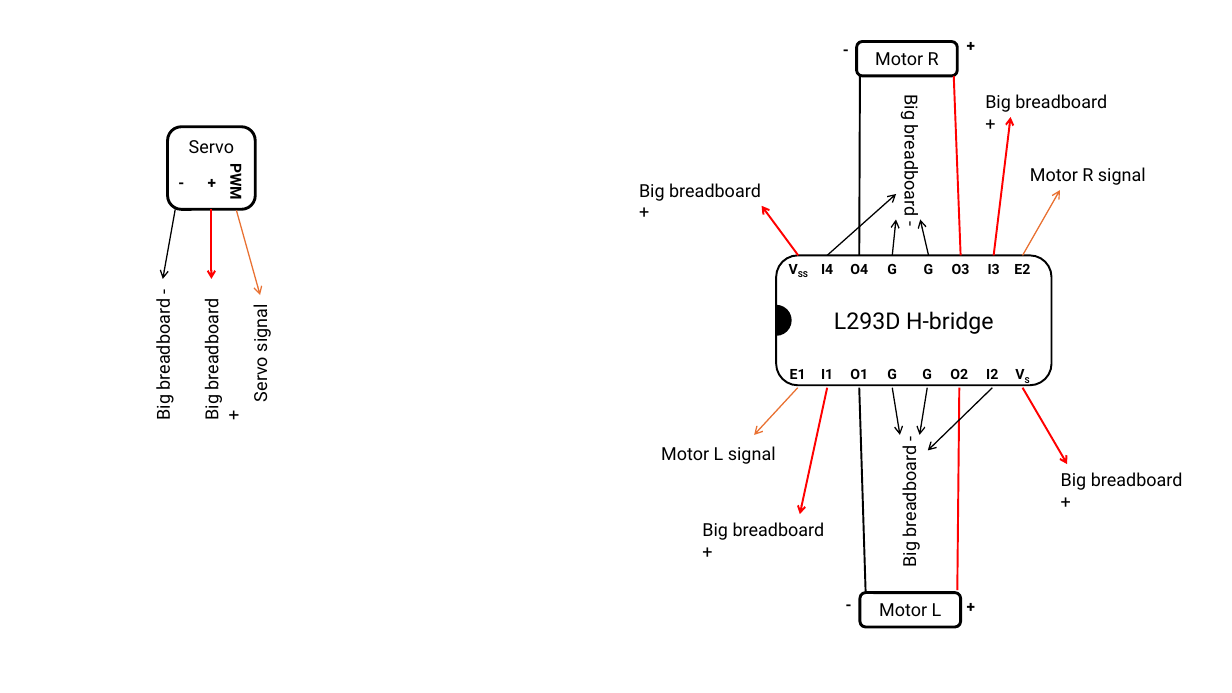
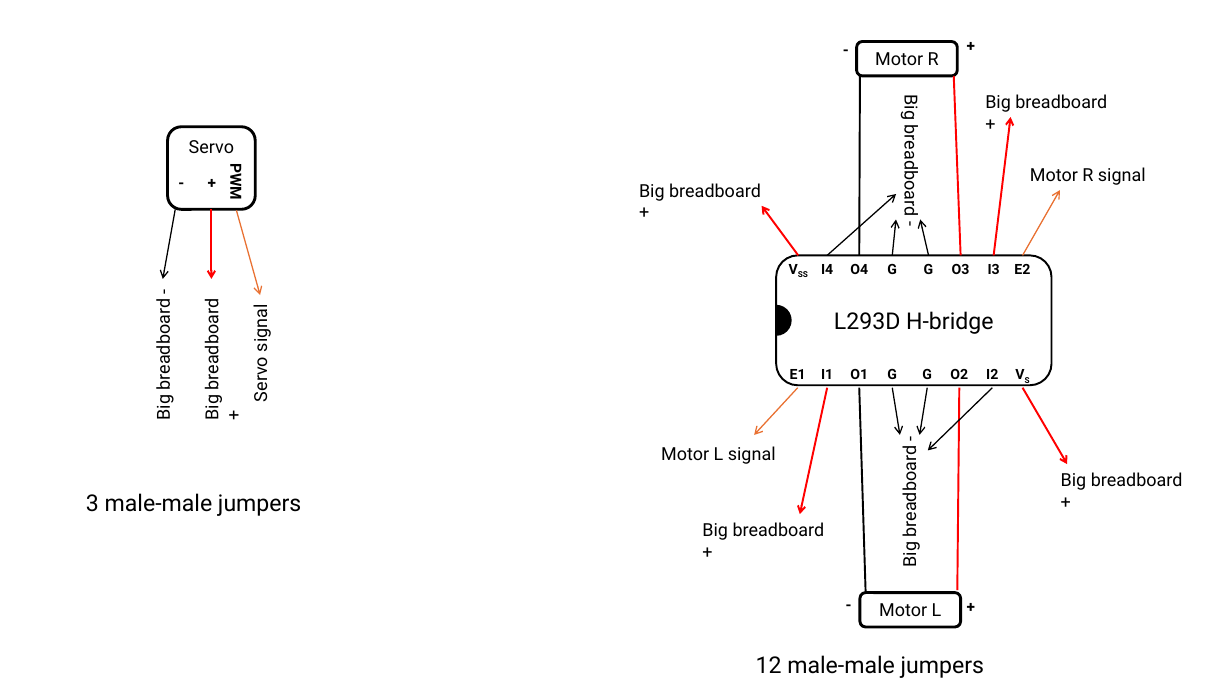
Before and after one commit to e-l-i-s-a-1/Principles-of-Digital-Fabrication-Group-23, a slide deck: slide 2 of pico/dev/schematic.pptx. Drawn at 1232x693 pixels with LibreOffice and Linux fonts; fonts in the diff are those of the drawing. Boxes give left, top, right and bottom in pixels: in the first picture for what was removed or moved away, otherwise in the second. Text is boxed around its words. In the diff, an @@ line names an element or a change of style, - is before the commit and + after.

```diff
--- a/pico/dev/schematic.pptx
+++ b/pico/dev/schematic.pptx
@@ text added at [86,493,301,516], 18 pt, text #000000 @@
+3 male-male jumpers
@@ text added at [756,655,984,678], 18 pt, text #000000 @@
+12 male-male jumpers
```
Also in this commit, not shown: 1 other slide changed, 3 other files.
